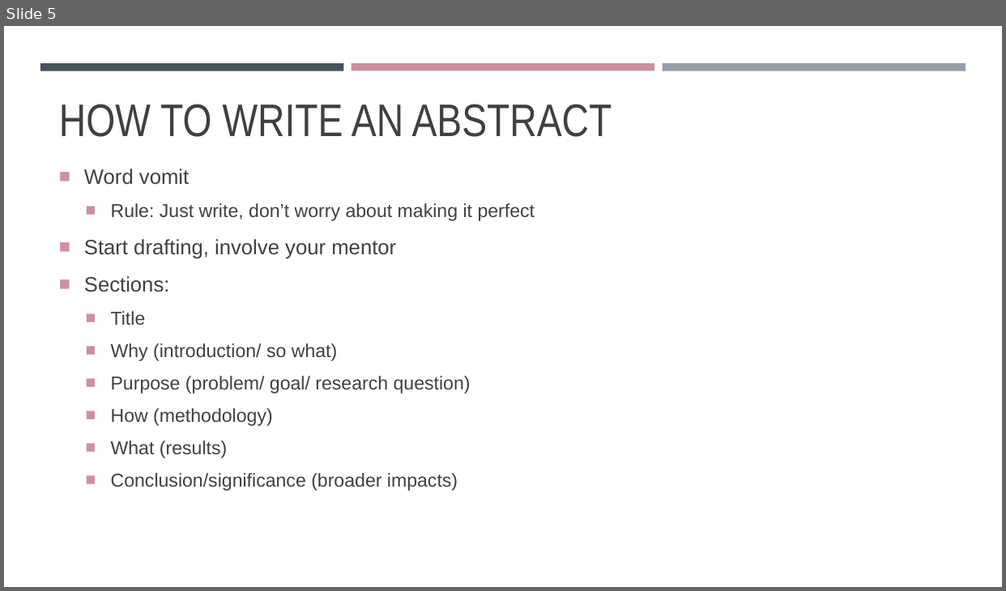
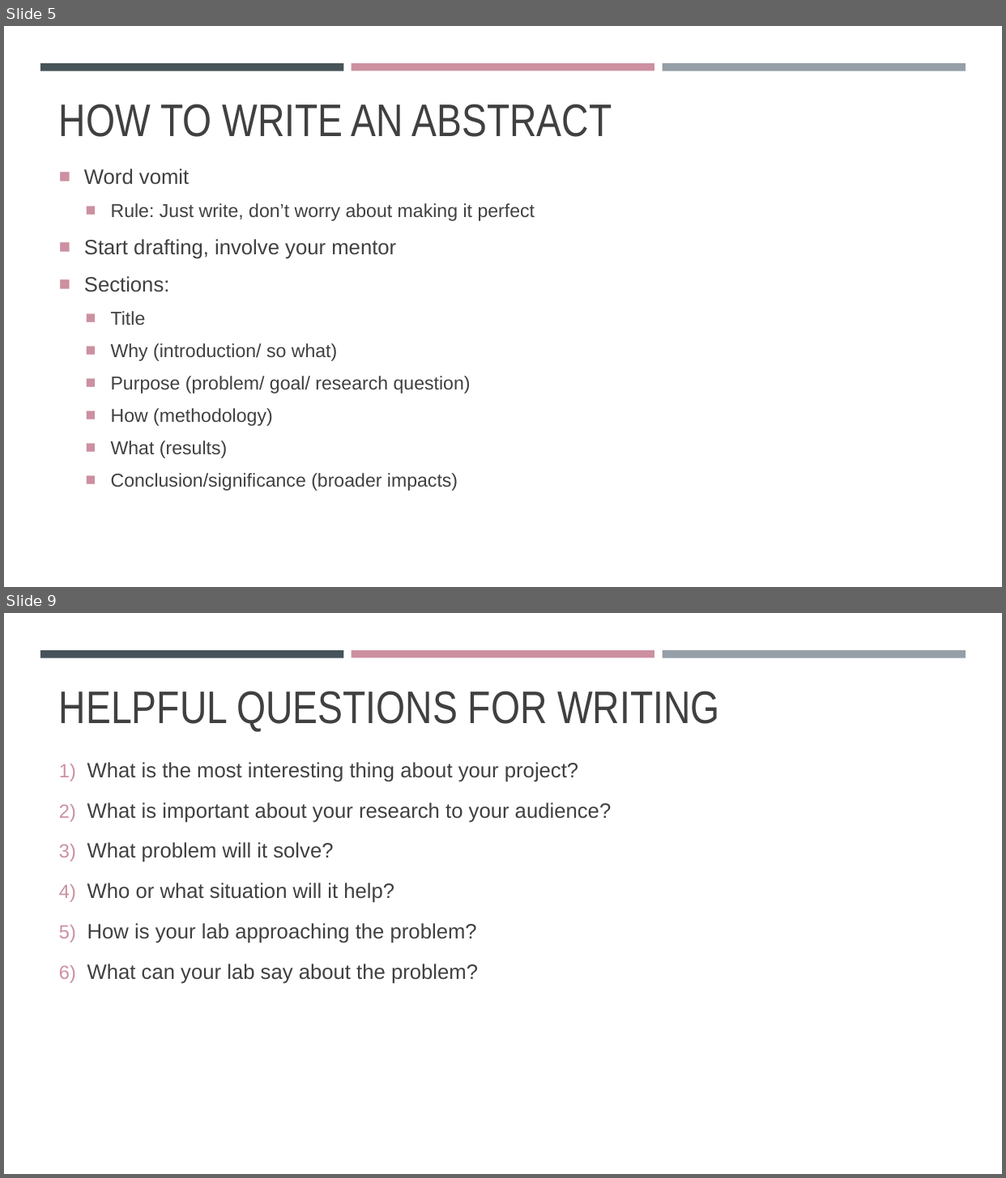
Before and after one commit to madmolecularman/MARC-Summer-2020, a slide deck: resources/abstracts/how_to_write_an_abstract.pptx. Shown one above the other, each under a label of ours: slide 5 before the commit, slides 5 and 9 after it; the slides between them are not shown. The pictures are 1006x591 and 1006x1178 pixels, drawn with LibreOffice and Linux fonts; fonts in the diff are those of the drawing. Boxes give left, top, right and bottom in pixels: in the first picture for what was removed or moved away, otherwise in the second. Text is boxed around its words. In the diff, an @@ line names an element or a change of style, - is before the commit and + after.

```diff
--- a/resources/abstracts/how_to_write_an_abstract.pptx
+++ b/resources/abstracts/how_to_write_an_abstract.pptx
@@ slide 9 added at bbox=[4, 613, 1002, 1174], background #FFFFFF; not listed: 3 template elements that a slide beside it also shows @@
@@ title added at bbox=[59, 691, 719, 732], 44 pt, text #404040 @@
+HELPFUL QUESTIONS FOR WRITING
@@ text added at bbox=[87, 762, 612, 984], 20 pt, text #404040 @@
+1) What is the most interesting thing about your project?
+2) What is important about your research to your audience?
+3) What problem will it solve?
+4) Who or what situation will it help?
+5) How is your lab approaching the problem?
+6) What can your lab say about the problem?
```
Also in this commit, not shown: 6 slides changed, 2 other slides added, 2 other files.
